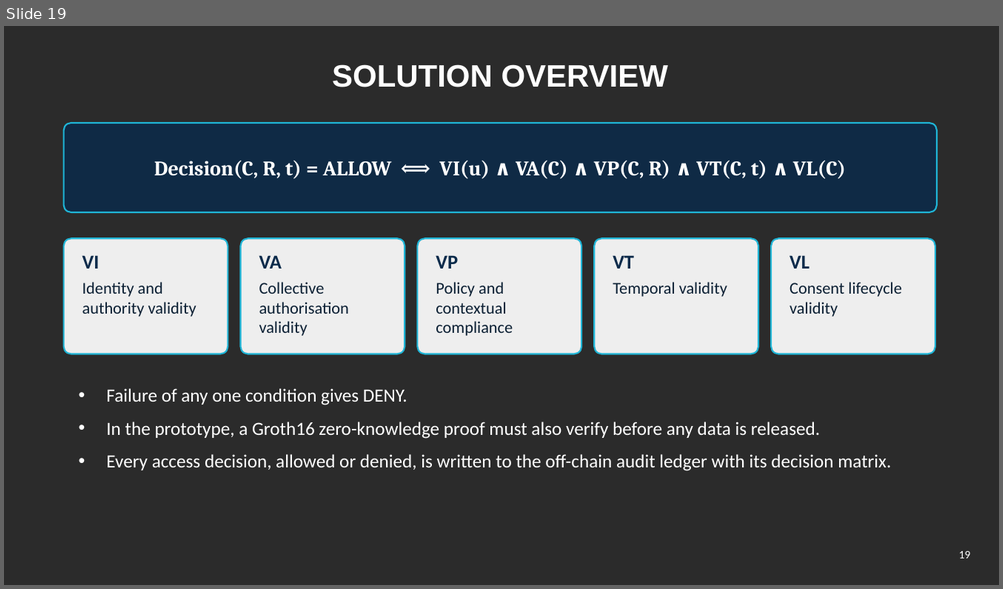
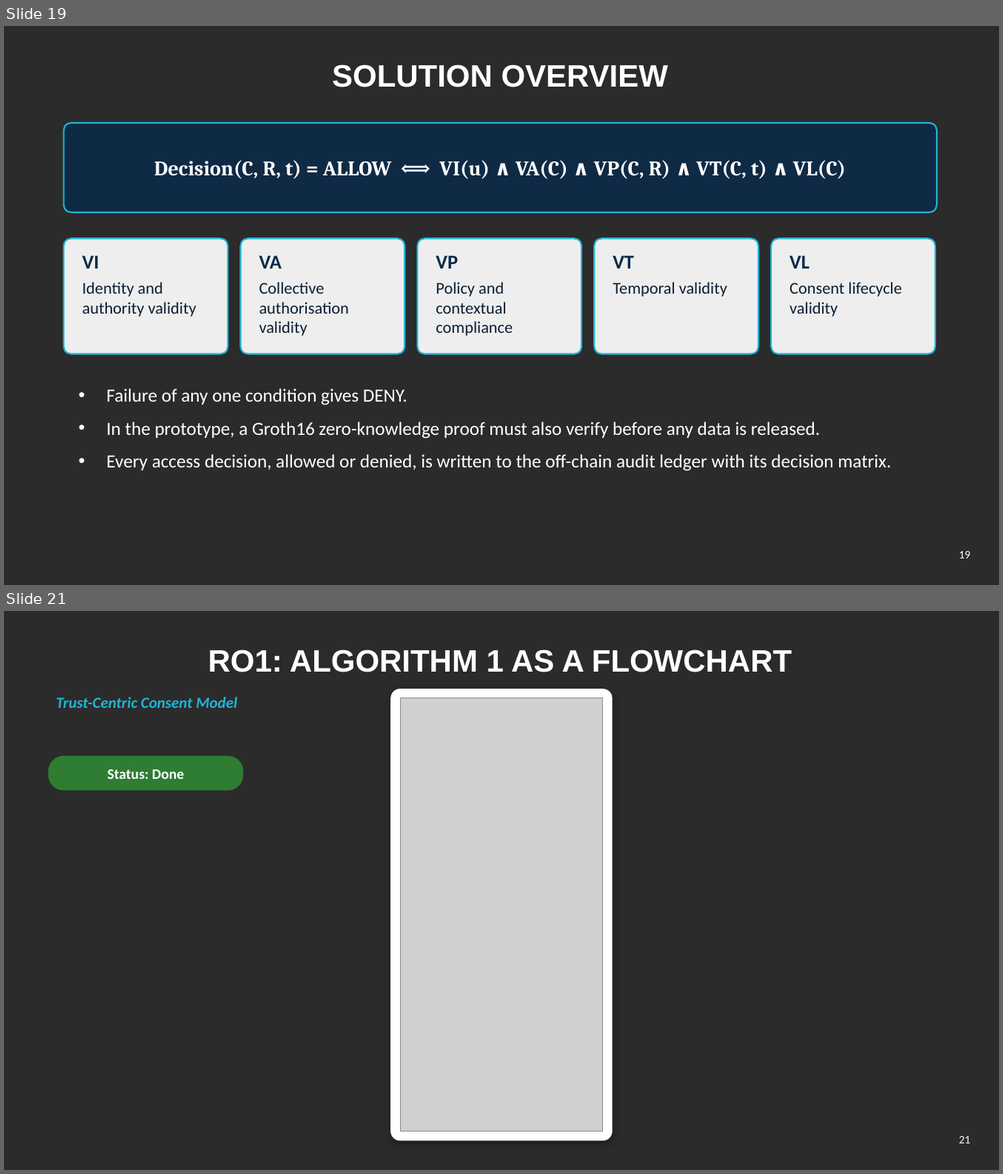
Before and after one commit to yasir12345678900/HealthRWA-Sepolia-Personal-try, a slide deck: docs/Yasir_CA2_Reassessment_Slides.pptx. Shown one above the other, each under a label of ours: slide 19 before the commit, slides 19 and 21 after it; the slides between them are not shown. The pictures are 1003x589 and 1003x1174 pixels, drawn with LibreOffice and Linux fonts; fonts in the diff are those of the drawing; grey boxes stand for pictures; background and template pictures are left out; a plain dark background stands for a picture behind light text. Boxes give left, top, right and bottom in pixels: in the first picture for what was removed or moved away, otherwise in the second. Text is boxed around its words. In the diff, an @@ line names an element or a change of style, - is before the commit and + after.

```diff
--- a/docs/Yasir_CA2_Reassessment_Slides.pptx
+++ b/docs/Yasir_CA2_Reassessment_Slides.pptx
@@ slide 21 added at (4, 611, 999, 1170), background picture (left out) @@
@@ title added at (208, 649, 791, 672), 30 pt, text #FFFFFF, bold @@
+RO1: ALGORITHM 1 AS A FLOWCHART
@@ text added at (56, 697, 237, 708), 15 pt, text #1FB5D6, bold, italic @@
+Trust-Centric Consent Model
@@ rounded rectangle added at (391, 689, 612, 1141), fill #FFFFFF, outline #FFFFFF 1 pt @@
@@ picture added at (400, 698, 603, 1132) @@
@@ rounded rectangle added at (48, 757, 243, 790), fill #2E7D32, outline #2E7D32 1 pt @@
@@ text added at (108, 769, 184, 779), 14 pt, text #FFFFFF, bold @@
+Status: Done
@@ page number added at (959, 1136, 970, 1144), 11 pt, text #FFFFFF @@
+21
```
Also in this commit, not shown: 7 slides changed, 5 other slides added, 3 other files.
